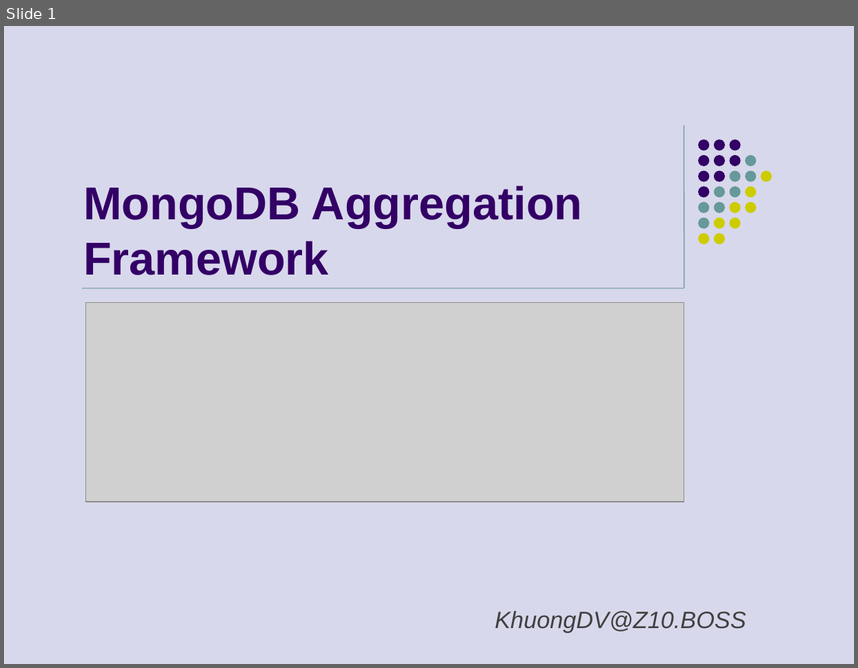
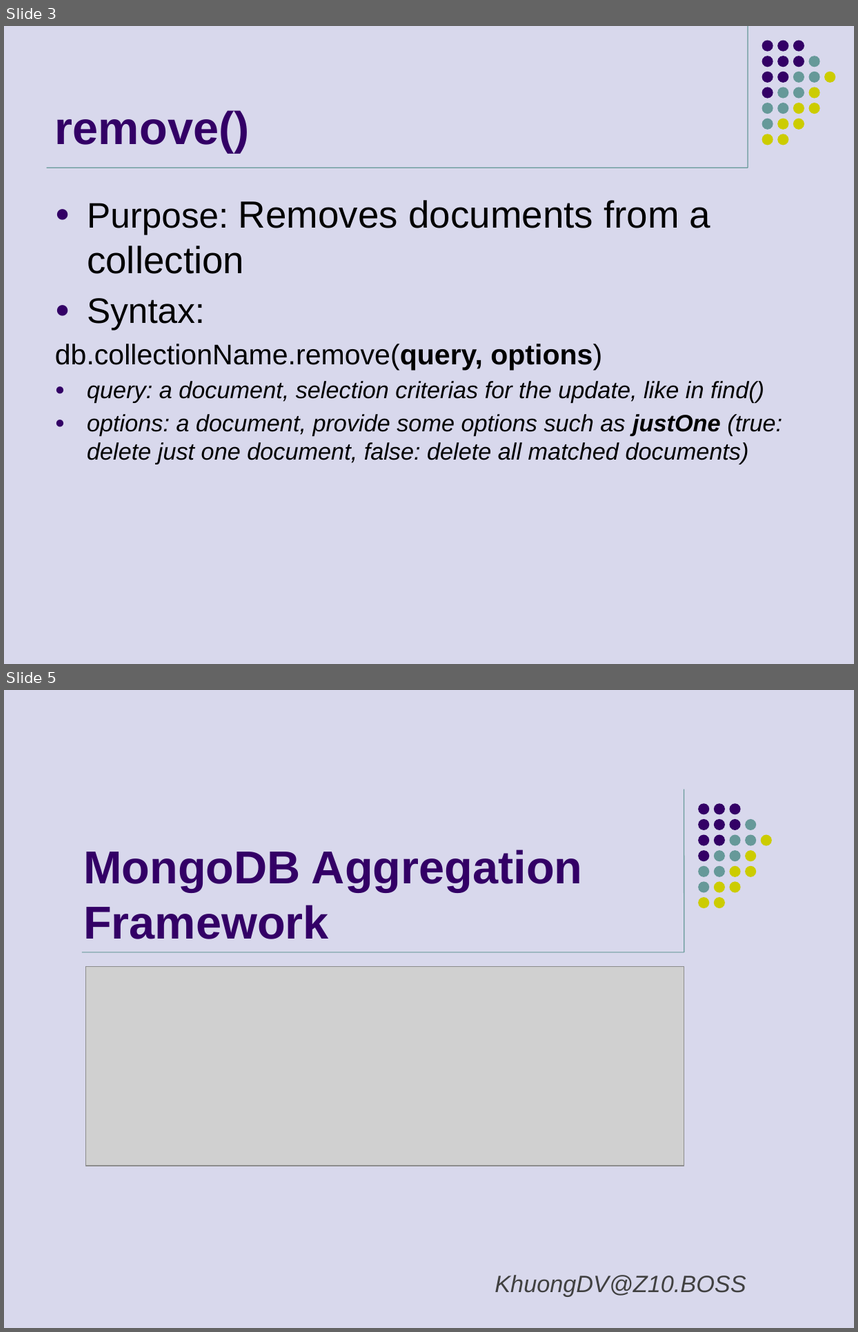
Before and after one commit to khuongdv/mongodb-dba-study, a slide deck: MongoDB Aggregation Framework.pptx. Shown one above the other, each under a label of ours: slide 1 before the commit, slides 3 and 5 after it; the slides between them are not shown. The pictures are 858x668 and 858x1332 pixels, drawn with LibreOffice and Linux fonts; fonts in the diff are those of the drawing; grey boxes stand for pictures. Boxes give left, top, right and bottom in pixels: in the first picture for what was removed or moved away, otherwise in the second. Text is boxed around its words. In the diff, an @@ line names an element or a change of style, - is before the commit and + after.

```diff
--- a/MongoDB Aggregation Framework.pptx
+++ b/MongoDB Aggregation Framework.pptx
@@ slide 3 added at <box>4,26,854,664</box>, background #D8D8EC @@
@@ line added from (748, 26) to (748, 168), #669999 0.75 pt @@
@@ title added at <box>55,110,250,152</box>, 39 pt, text #330066, bold @@
+remove()
@@ group added at <box>762,40,835,161</box>: 31 ellipses @@
@@ line added from (47, 168) to (748, 168), #669999 0.75 pt @@
@@ text added at <box>55,200,782,464</box>, 20 pt, text #000000, italic @@
+● Purpose: Removes documents from a collection
+● Syntax:
+db.collectionName.remove(query, options)
+● query: a document, selection criterias for the update, like in find()
+● options: a document, provide some options such as justOne (true: delete just one document, false: delete all matched documents)
@@ what was slide 1 is now slide 5 @@
```
Also in this commit, not shown: 1 slide changed, 6 other slides added, 5 slides removed.
